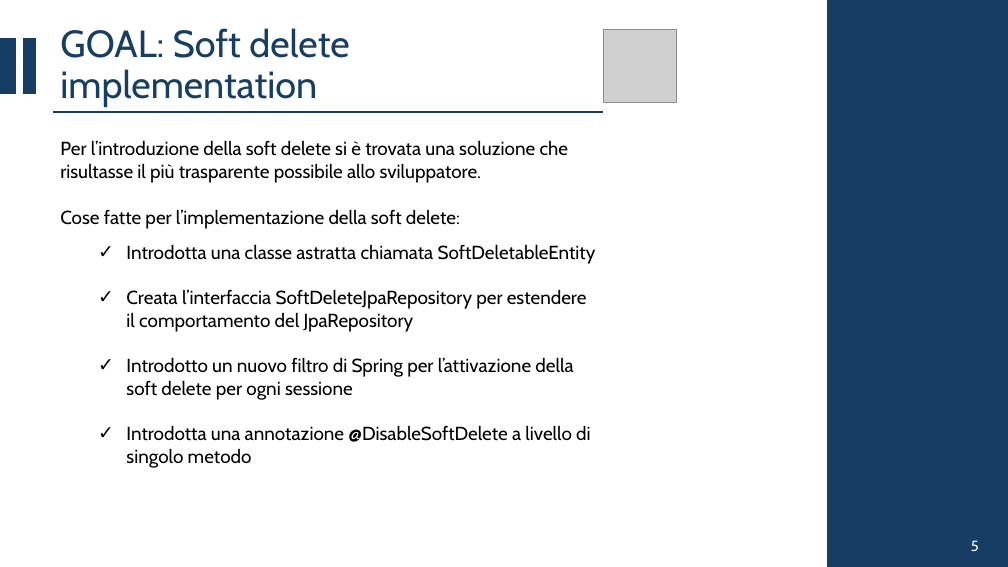
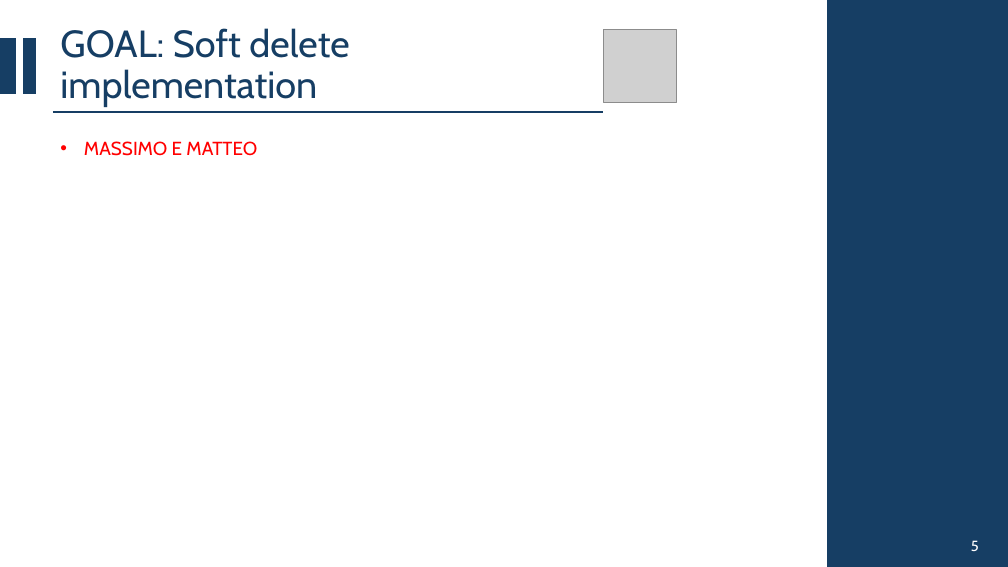
Before and after one commit to CSW-Teams/MS3-docs, a slide deck: slide 12 of ShiftsHappen/Sprint 3/CSW Sprint 3.pptx (slide 10 before the commit). Drawn at 1008x567 pixels with LibreOffice and Linux fonts; fonts in the diff are those of the drawing; grey boxes stand for pictures. Boxes give left, top, right and bottom in pixels: in the first picture for what was removed or moved away, otherwise in the second. Text is boxed around its words. In the diff, an @@ line names an element or a change of style, - is before the commit and + after.

```diff
--- a/ShiftsHappen/Sprint 3/CSW Sprint 3.pptx
+++ b/ShiftsHappen/Sprint 3/CSW Sprint 3.pptx
@@ text removed at (60,140,596,468) @@
-Per l’introduzione della soft delete si è trovata una soluzione che risultasse il più trasparente possibile allo sviluppatore.
-Cose fatte per l’implementazione della soft delete:
-  ✓ Introdotta una classe astratta chiamata SoftDeletableEntity
-  ✓ Creata l’interfaccia SoftDeleteJpaRepository per estendere il comportamento del JpaRepository
-  ✓ Introdotto un nuovo filtro di Spring per l’attivazione della soft delete per ogni sessione
-  ✓ Introdotta una annotazione @DisableSoftDelete a livello di singolo metodo
@@ text added at (84,141,257,156), 18 pt, text #FF0000 @@
+• MASSIMO E MATTEO
```
Also in this commit, not shown: 2 other slides changed, 2 slides added, 4 slides removed.
